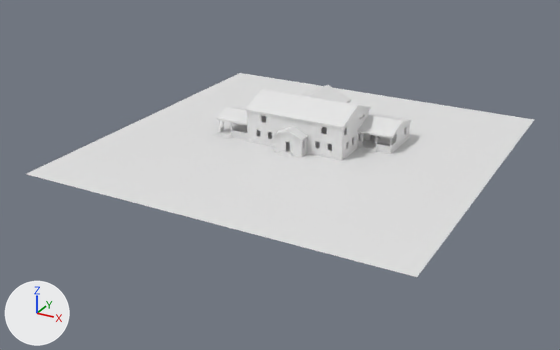
An edit to the Blender file BLENDER/INCEPTION_IDEA/HOUSE.blend, drawn before and after from the same camera.
Rendered twice from a 50 mm lens placed at (70.4, -127.8, 60.0), pointed at (-2.0, 3.8, -5.8). Arrows for +X, +Y and +Z are at lower left; the lights stay in place.

The first picture shows 'Cube.001', 'Cube.003', 'FLOOR_ONE', 'FLOOR_ONE.003', 'FLOOR_ONE.004', 'FLOOR_ONE.005', 'Plane'.
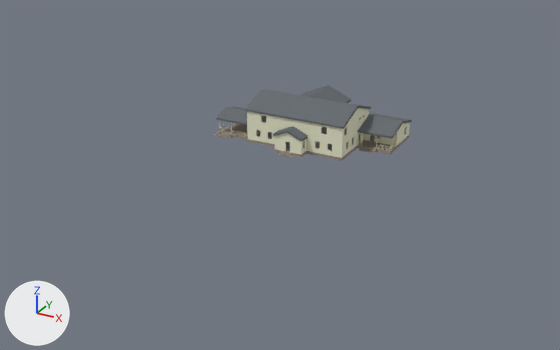
ob_cube_002 is not drawn itself; it is used by a modifier of ob_floor_one_003.
ob_cube is not drawn itself; it is used by a modifier of ob_floor_one.

Pixel boxes [x1, y1, x2, y2] of what changed, in the pictures (560 x 350 px):
'Plane', deleted: before [27, 73, 534, 277]
'FLOOR_ONE', deleted: before [219, 120, 410, 158]
'FLOOR_ONE.003', deleted: before [247, 109, 369, 142]
'FLOOR_ONE.004', deleted: before [221, 123, 410, 161]
'Cube.003', deleted: before [213, 123, 377, 158]
'FLOOR_ONE.005', deleted: before [247, 116, 358, 144]
part 1 of me_cube_002, built on: before [396, 123, 408, 133]; after [213, 108, 410, 161]
part 2 of me_cube_002, recoloured (white to grey): [216, 85, 409, 142] in both

The change, as a diff of the scene's bpy script:
```diff
--- a/BLENDER/INCEPTION_IDEA/HOUSE.blend.py
+++ b/BLENDER/INCEPTION_IDEA/HOUSE.blend.py
@@ mat_house_texture_001 @@
+mat_house_texture_001 = diffuse_material('HOUSE_TEXTURE.001')
+mat_house_texture_001.texture = img_colour_1_png_001
@@ me_cube_002 @@
-me_cube_002.from_pydata(...)  # 138 vertices, 83 faces; spans x -19.1..18.8, y 3.2..25.2, z 3.0..9.3
+me_cube_002.from_pydata(...)  # 2193 vertices, 1430 faces; spans x -19.7..18.8, y 2.3..25.2, z -0.6..9.3
+# me_cube_002 part 1: 15 vertices removed from x -5.9..18.5, y 17.1..22.1, z 3.0..6.4; 2044 vertices added at x -19.7..18.6, y 2.3..25.0, z -0.6..6.4
+# me_cube_002 part 2: 54 faces spanning x -19.1..18.8, y 3.2..25.2, z 3.0..9.3 switch from no material to mat_house_texture_001 (picture img_colour_1_png_001)
+me_cube_002.materials.append(mat_house_texture)  # picture img_colour_1_png
@@ ob_floor_one @@
-ob_floor_one = bpy.data.objects.new('FLOOR_ONE', me_plane)
@@ ob_floor_one_005 @@
-ob_floor_one_005 = bpy.data.objects.new('FLOOR_ONE.005', me_plane_005)
@@ ob_floor_one_004 @@
-ob_floor_one_004 = bpy.data.objects.new('FLOOR_ONE.004', me_plane_004)
@@ ob_floor_one_003 @@
-ob_floor_one_003 = bpy.data.objects.new('FLOOR_ONE.003', me_plane_003)
@@ ob_cube_002 @@
-ob_cube_002 = bpy.data.objects.new('Cube.002', me_cube_001)
@@ ob_cube @@
-ob_cube = bpy.data.objects.new('Cube', me_cube)
@@ ob_cube_003 @@
-ob_cube_003 = bpy.data.objects.new('Cube.003', me_cube_006)
@@ ob_plane @@
-ob_plane = bpy.data.objects.new('Plane', me_plane_014)
```
